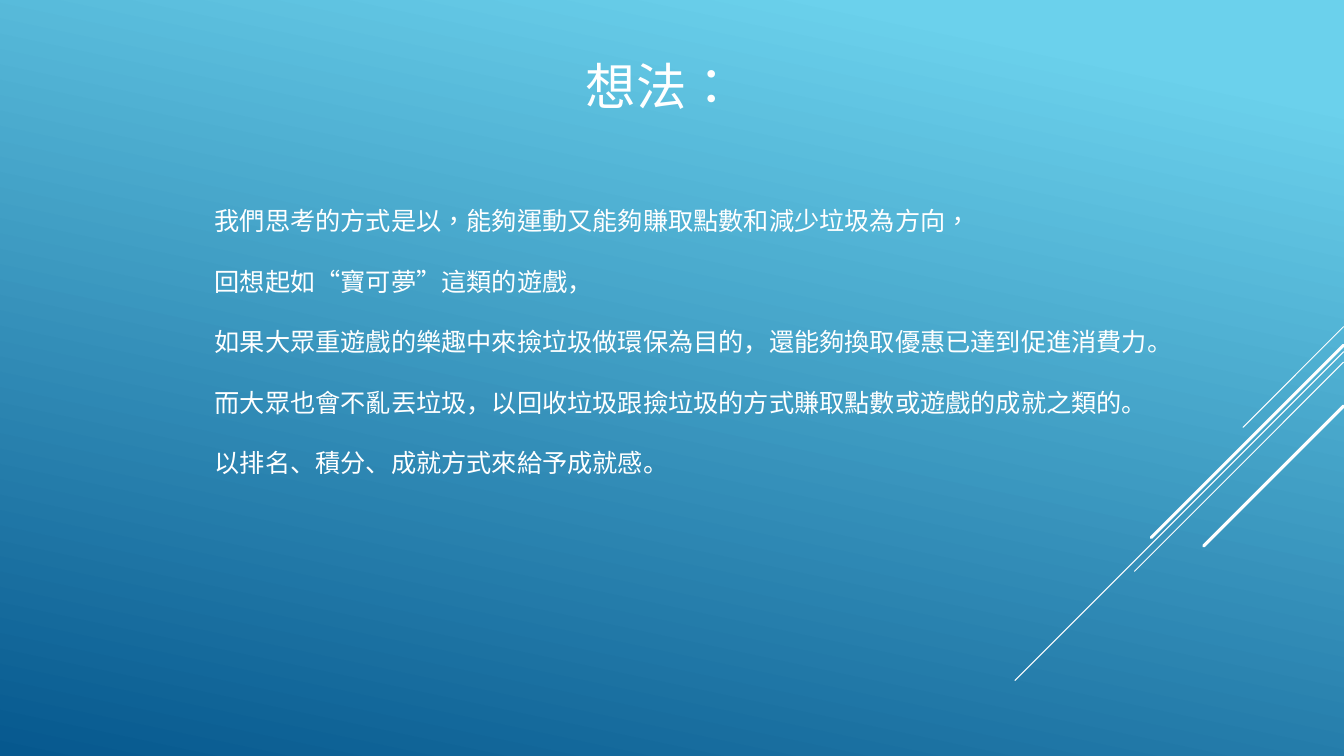
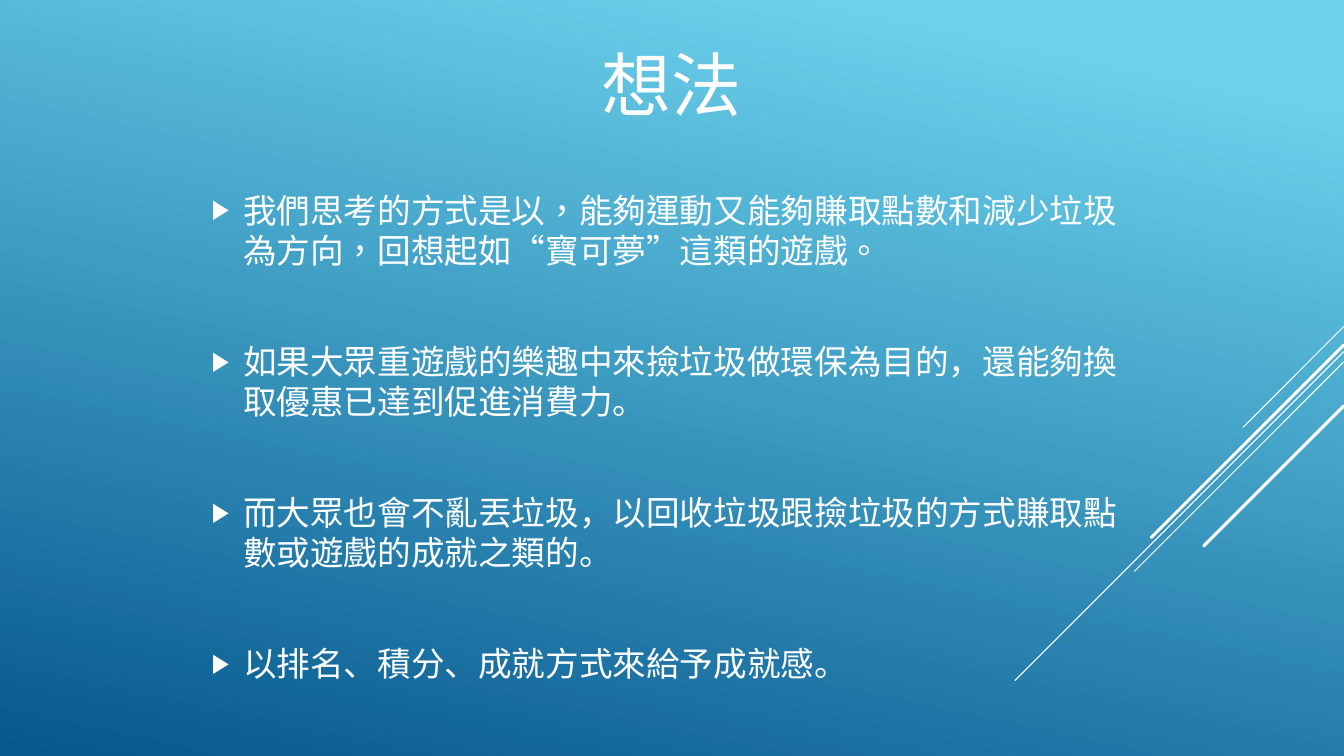
Before and after one commit to DennySORA/Environmental_Sustainability_Partition_Hackathon_2018, a slide deck: slide 3 of doc/永續發展 - 淨灘.pptx. Drawn at 1344x756 pixels with LibreOffice and Linux fonts; fonts in the diff are those of the drawing. Boxes give left, top, right and bottom in pixels: in the first picture for what was removed or moved away, otherwise in the second. Text is boxed around its words. In the diff, an @@ line names an element or a change of style, - is before the commit and + after.

```diff
--- a/doc/永續發展 - 淨灘.pptx
+++ b/doc/永續發展 - 淨灘.pptx
@@ title at (x1=602, y1=52, x2=742, y2=117): text changed; size 36 to 50 pt @@
-想法：
+想法
@@ text "我們思考的方式是以，能夠運動又能夠賺取點數和減少垃圾為方向，回想起如“寶可夢”這類的遊戲。" moved from (x1=215, y1=209, x2=1173, y2=474) to (x1=243, y1=194, x2=1117, y2=679) @@
@@ text "我們思考的方式是以，能夠運動又能夠賺取點數和減少垃圾為方向，回想起如“寶可夢”這類的遊戲。" at (x1=243, y1=194, x2=1117, y2=679): vertical alignment top to middle @@
@@ text at (x1=243, y1=194, x2=1117, y2=266): text changed; size 18 to 24 pt; font TeX Gyre Adventor to Noto Sans CJK SC @@
-我們思考的方式是以，能夠運動又能夠賺取點數和減少垃圾為方向，
-回想起如“寶可夢”這類的遊戲，
+▶ 我們思考的方式是以，能夠運動又能夠賺取點數和減少垃圾為方向，回想起如“寶可夢”這類的遊戲。
@@ text at (x1=243, y1=345, x2=1117, y2=679): size 18 to 24 pt, font TeX Gyre Adventor to Noto Sans CJK SC in "如果大眾重遊戲的樂趣中來撿垃圾做環保為目的，還能夠換取優惠已達到促進消費力。", "而大眾也會不亂丟垃圾，以回收垃圾跟撿垃圾的方式賺取點數或遊戲的成就之類的。", "以排名、積分、成就方式來給予成就感。"; bullet none to ▶; more space between paragraphs @@
```
Also in this commit, not shown: 3 other slides changed, 2 slides added, 2 slides removed.
